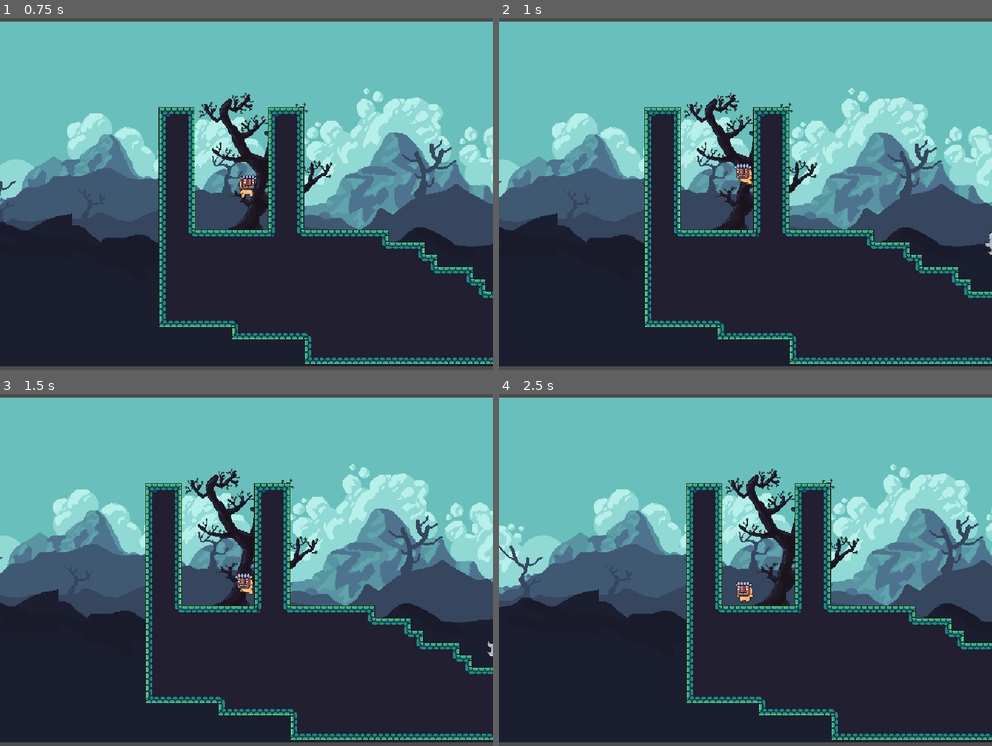
Above: before the commit, frames 1-4 (two rows, left to right).
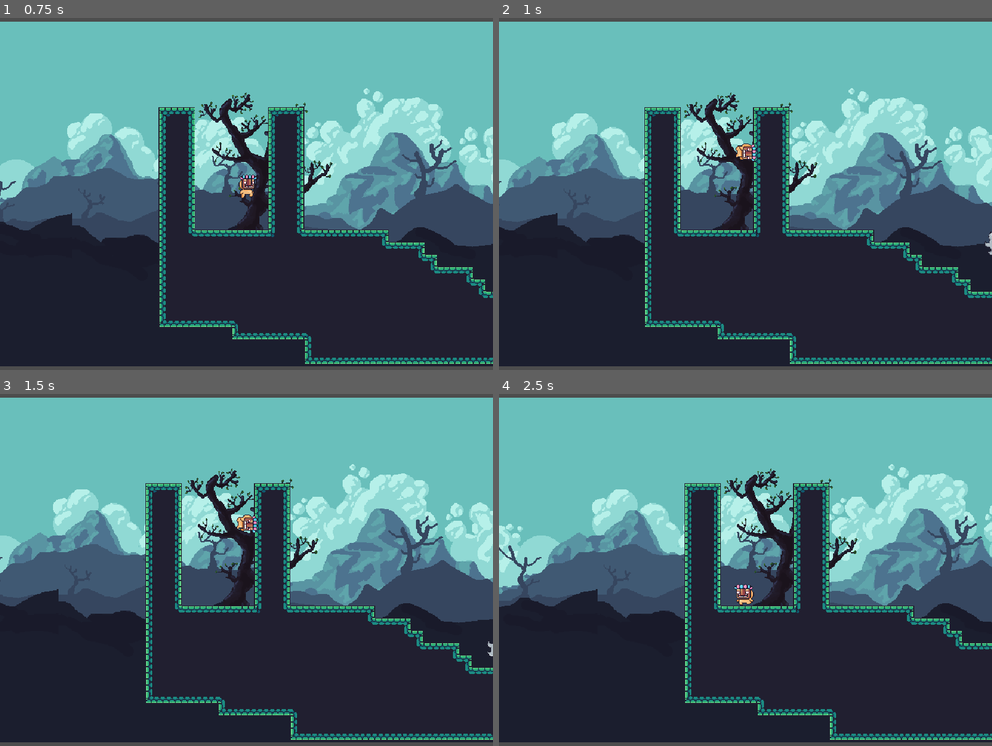
Above: after the commit, the same moments.

Repository: TheBasol/Mask-dude-adventure
Game: Godot game, scene res://Scenes/world_2.tscn
Same seed, same stepped clock (60 frames per second), same inputs: the game is played once before the commit and once after it. This scene is started directly instead of the project's main scene.
Inputs:
- Up to frame 1 (0.75 s): tap Enter (ui_accept) at 0.5 s; hold Right (ui_right) from 0.53 s (still down); tap X (grab, bound only after the commit) at 0.6 s
- Up to frame 2 (1 s): keep holding Right (ui_right); tap Enter (ui_accept) at 0.77 s
- Up to frame 3 (1.5 s): keep holding Right (ui_right); tap Z (dash) at 1.35 s
- Up to frame 4 (2.5 s): tap Enter (ui_accept) at 1.52 s; tap X (grab, bound only after the commit) at 1.55, 2.1 s; release Right (ui_right) at 2.03 s; hold Left (ui_left) from 2.03 s (still down)

Frame 1 is identical in both runs. In frame 2, 0.3% of the frame differs, in the area x 47-53%, y 35-48%; in frame 3, 0.3%; in frame 4, 7.4%, in the area x 0-100%, y 19-99%.

Commit message:
fix wallslide

Diff:
--- a/Scripts/StateMachine/dash.gd
+++ b/Scripts/StateMachine/dash.gd
@@ -32,7 +32,7 @@
 func _on_dash_timer_timeout() -> void:
 	if player.is_on_floor():
 		state_machine.transition_to("Idle")
-	elif player.is_on_valid_wall():
+	elif player.is_on_valid_wall() and Input.is_action_just_pressed("grab"):
 		state_machine.transition_to("WallSlide")
 	elif !player.is_on_floor():
 		state_machine.transition_to("InAir")
--- a/Scripts/StateMachine/in_air.gd
+++ b/Scripts/StateMachine/in_air.gd
@@ -48,7 +48,7 @@
 	elif !$CoyoteTimer.is_stopped() and Input.is_action_just_pressed("ui_accept") and player.jumpsNumber > 0:
 		print("coyote")
 		state_machine.transition_to("InAir",{Jump = true})
-	elif player.is_on_valid_wall():
+	elif player.is_on_valid_wall() and Input.is_action_just_pressed("grab"):
 		state_machine.transition_to("WallSlide")
 
 	elif Input.is_action_just_pressed("ui_accept"):
--- a/Scripts/StateMachine/wall_slide.gd
+++ b/Scripts/StateMachine/wall_slide.gd
@@ -5,7 +5,7 @@
 	anim_player.play("walkslide")
 
 func state_physics_process(delta):
-	player.velocity.y += player.gravity*0.5
+	player.velocity.y += player.gravity*0.3
 	var direction = Input.get_axis("ui_left","ui_right")
 	player.velocity.x = direction * player.speed
 
--- a/project.godot
+++ b/project.godot
@@ -35,6 +35,11 @@
 "events": [Object(InputEventKey,"resource_local_to_scene":false,"resource_name":"","device":-1,"window_id":0,"alt_press …(192 unchanged characters)…
 ]
 }
+grab={
+"deadzone": 0.2,
+"events": [Object(InputEventKey,"resource_local_to_scene":false,"resource_name":"","device":-1,"window_id":0,"alt_pressed":false,"shift_pressed":false,"ctrl_pressed":false,"meta_pressed":false,"pressed":false,"keycode":0,"physical_keycode":88,"key_label":0,"unicode":120,"location":0,"echo":false,"script":null)
+]
+}
 
 [layer_names]
 
